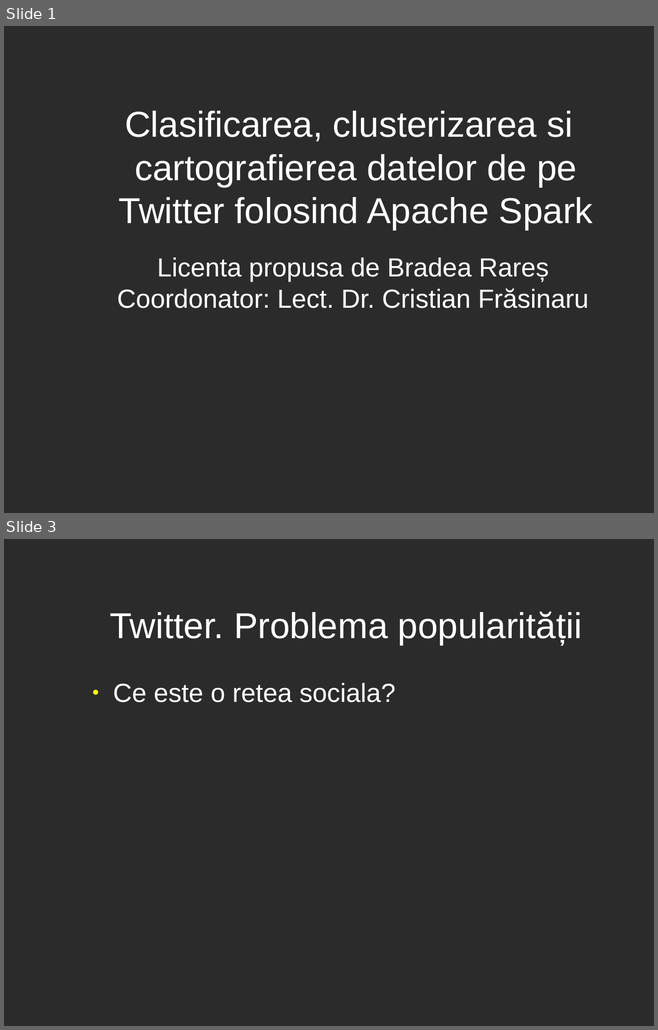
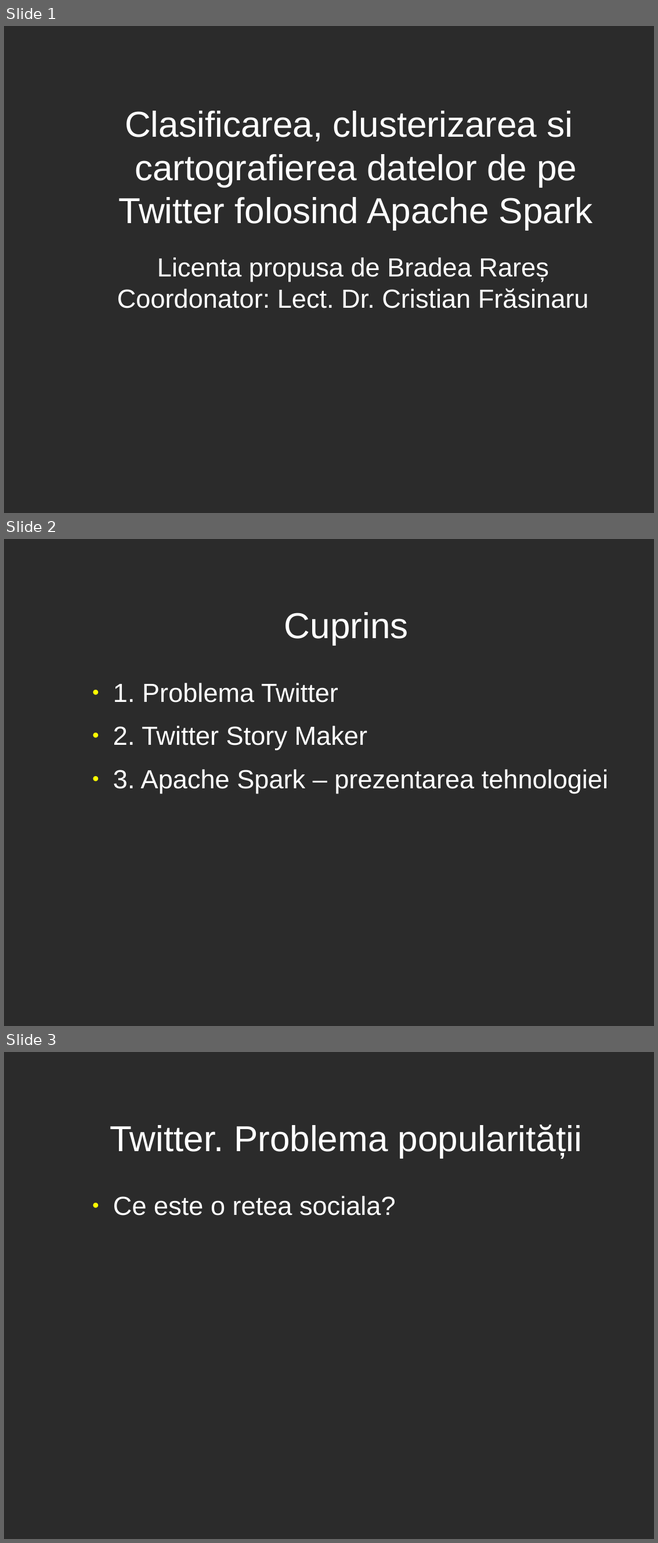
Before and after one commit to RaresBr/licenta, a slide deck: prezentareBradeaRares.odp. Shown one above the other, each under a label of ours: slides 1 and 3 before the commit, slides 1, 2 and 3 after it; the slides between them are not shown. The pictures are 658x1030 and 658x1543 pixels, drawn with LibreOffice and Linux fonts; fonts in the diff are those of the drawing; background and template pictures are left out; a plain dark background stands for a picture behind light text. Boxes give left, top, right and bottom in pixels: in the first picture for what was removed or moved away, otherwise in the second. Text is boxed around its words. In the diff, an @@ line names an element or a change of style, - is before the commit and + after.

```diff
--- a/prezentareBradeaRares.odp
+++ b/prezentareBradeaRares.odp
@@ slide 2 added at [4, 539, 654, 1026], background picture (left out) @@
@@ title added at [284, 612, 408, 645], 44 pt, text #FFFFFF @@
+Cuprins
@@ text added at [113, 683, 608, 793], 32 pt, text #FFFFFF @@
+● 1. Problema Twitter
+● 2. Twitter Story Maker
+● 3. Apache Spark – prezentarea tehnologiei
```
Also in this commit, not shown: 1 slide changed, 4 other slides added, 2 slides removed, 1 other file.
